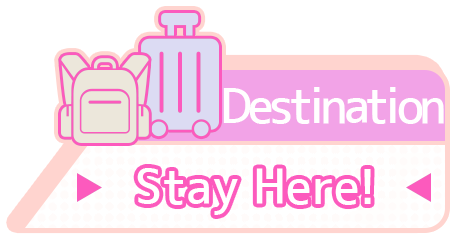
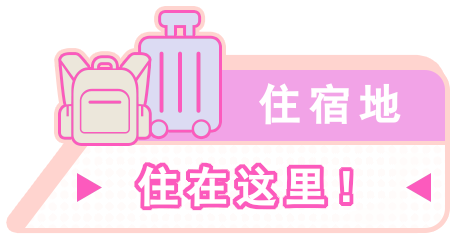
The second 456 x 240 image is a revision of the first. Changes to its layers:
removed layer "Stay Here!" from group "Text" over [left=137, top=168, right=371, bottom=215]
removed layer "Destination" from group "Text" over [left=223, top=87, right=444, bottom=124]
added layer "住宿地" in group "Text" over [left=259, top=83, right=401, bottom=125]
added layer "住在这里！" in group "Text" over [left=138, top=166, right=350, bottom=207]
added layer "住在这里！bg" in group "Text" over [left=134, top=162, right=354, bottom=211]
